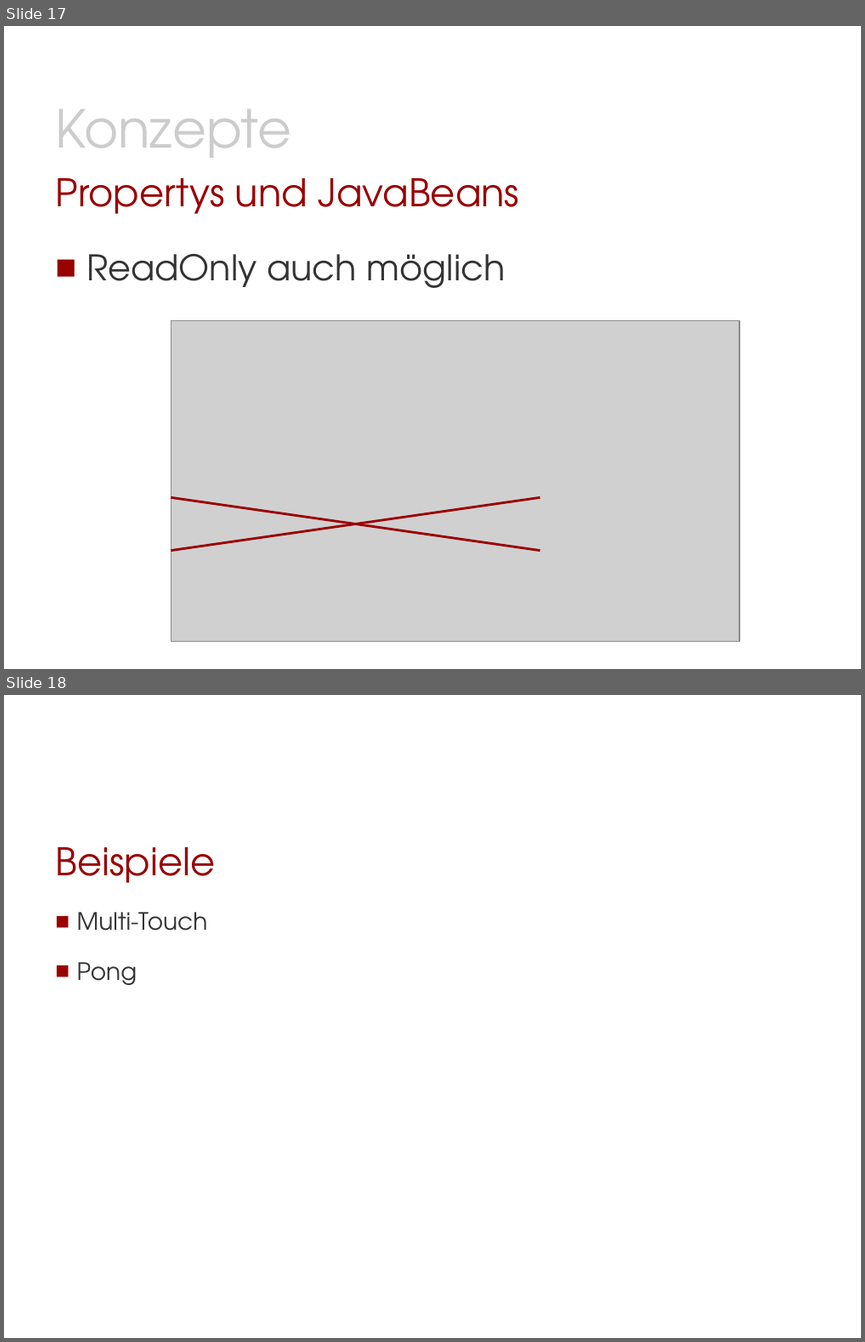
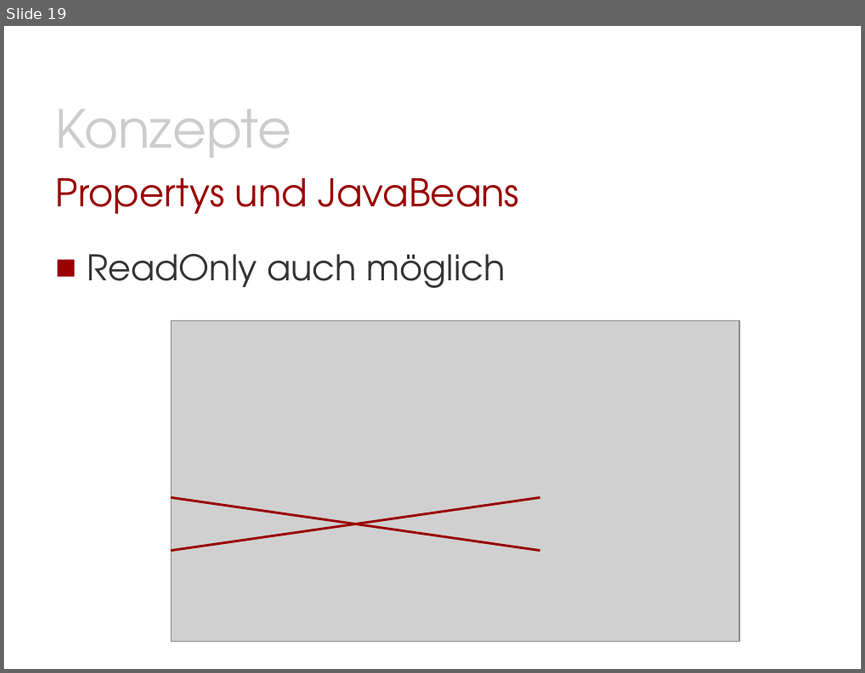
Before and after one commit to Morkunas/jfxusergroup, a slide deck: JavaFX-UserGroup.pptx. Shown one above the other, each under a label of ours: slides 17 and 18 before the commit, slide 19 after it. The pictures are 865x1342 and 865x673 pixels, drawn with LibreOffice and Linux fonts; fonts in the diff are those of the drawing; grey boxes stand for pictures; background and template pictures are left out. Boxes give left, top, right and bottom in pixels: in the first picture for what was removed or moved away, otherwise in the second. Text is boxed around its words. In the diff, an @@ line names an element or a change of style, - is before the commit and + after.

Commit message:
Angepasste Praese, Multitouch example erweitert

```diff
--- a/JavaFX-UserGroup.pptx
+++ b/JavaFX-UserGroup.pptx
@@ slide 18 removed at [4,695,861,1338], background #FFFFFF @@
@@ title removed at [55,847,215,883] @@
-Beispiele
@@ text removed at [77,912,208,985] @@
-■ Multi-Touch
-■ Pong
@@ what was slide 17 is now slide 19 @@
```
Also in this commit, not shown: 3 slides changed, 2 slides added, 1 other slide removed, 5 other files.
